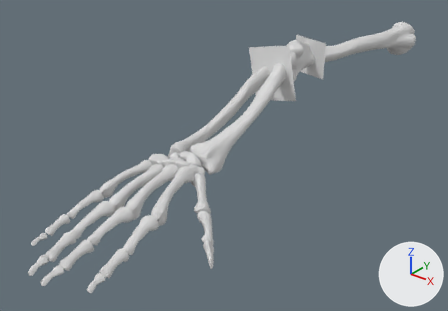
Two versions of the Blender file vlabs2/vl.vlabs.com.ua/models/TheMedicine/rightArm/rightArmSkeleton.blend, one commit apart.
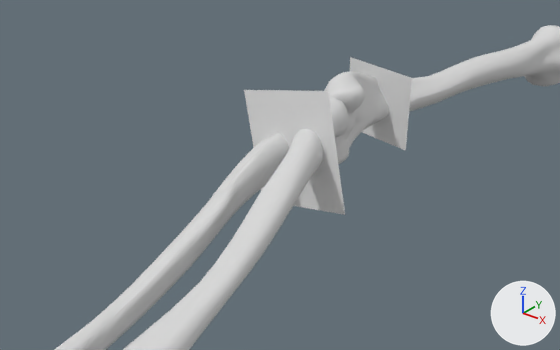
There are two pictures of each version: one whole from a camera (50 mm lens) standing at (7.07, -17.41, 4.9) and looking at (-0.16, -8.37, -0.7), one close up from a camera (50 mm lens) standing at (4.05, -12.16, 3.71) and looking at (-0.61, -6.33, 0.1). The lights are fixed; the arrows at lower right show +X, +Y and +Z.

In view in the first close-up: 'elbowS1', 'elbowS130', 'humorus', 'radius', 'ulna'.
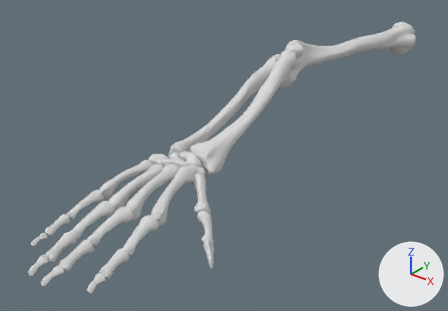
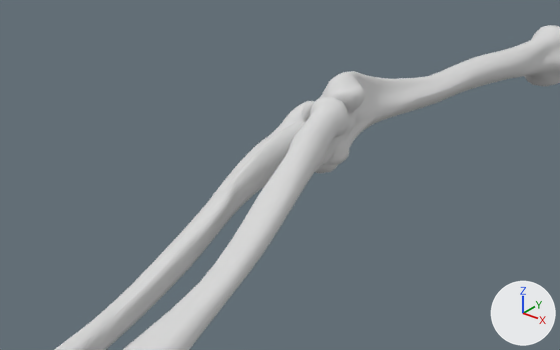
Location of each change, (x1, y1, x2, y2) in pixels of the close-ups (560 x 350 px):
```json
{"object": "elbowS130", "change": "deleted", "before": [244, 90, 345, 215]}
{"object": "elbowS1", "change": "deleted", "before": [350, 57, 412, 150]}
```

Scene script edits in JSON lines:
```json
{"op": "remove", "block": "ob_elbows1", "code": ["ob_elbows1 = bpy.data.objects.new('elbowS1', me_planes1)", "ob_elbows1.parent = ob_humorus", "ob_elbows1.matrix_parent_inverse = Matrix(((1.0, 0.0, 0.0, 0.0), (0.0, 0.0, 1.0, 0.0), (0.0, -1.0, 0.0, 0.0), (0.0, 0.0, 0.0, 1.0)))", "ob_elbows1.location = (-0.37, -4.821, 0.525)", "ob_elbows1.rotation_euler = (0.757, -4.648, -0.938)  # degrees (43, -266, -54)"]}
{"op": "remove", "block": "ob_elbows130", "code": ["ob_elbows130 = bpy.data.objects.new('elbowS130', me_planes130)", "ob_elbows130.parent = ob_radius", "ob_elbows130.matrix_parent_inverse = Matrix(((1.0, 0.0, 0.0, 0.103), (0.0, 0.0, 1.0, -0.897), (0.0, -1.0, 0.0, -6.044), (0.0, 0.0, 0.0, 1.0)))", "ob_elbows130.location = (-0.235, -6.606, 0.593)", "ob_elbows130.rotation_euler = (-1.407, -3.803, -3.076)  # degrees (-81, -218, -176)"]}
```
